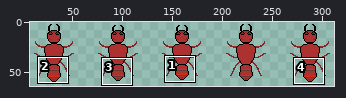
Sprite sheet -- assets/Basic Ant Idle.png. The picture above shows the old version from afar; the outline marks the close-up.
Close-up. As it was:
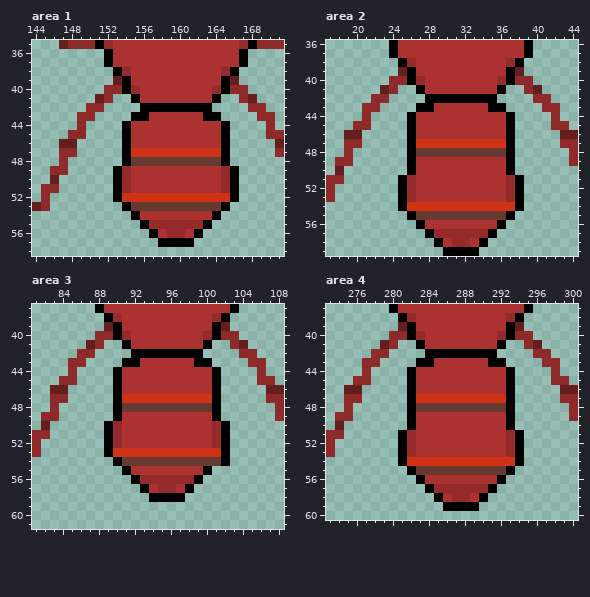
The file is 320x64 pixels. Shown: area 1: x 144..171, y 35..58; area 2: x 17..44, y 36..59; area 3: x 81..108, y 37..61; area 4: x 273..300, y 37..60. The wide view leaves out empty margins. The commit also changed other parts of the picture, which this record leaves out.
After the commit:
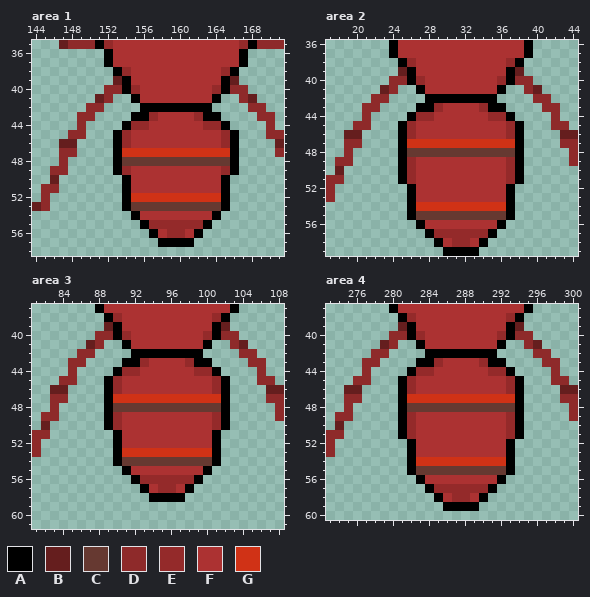
Palette (. is transparent): A #000000  B #651e1e  C #663931  D #8e2a2a  E #942a2a  F #ac3232  G #d03216
Edits made:
--- area 1
@@ x 151..168 @@
 42 D....AAAAAAAA....D
-43 ....AAFFFFFFAA....
-44 ...AFFFFFFFFFFA...
-45 ...AFFFFFFFFFFA...
-46 ...AFFFFFFFFFFA...
-47 ...AGGGGGGGGGGA...
-48 ...ACCCCCCCCCCA...
+43 ....AAEFFFFEAA....
+44 ...AEEFFFFFFEEA...
+45 ..AEFFFFFFFFFFEA..
+46 ..AEFFFFFFFFFFEA..
+47 ..AGGGGGGGGGGGGA..
+48 ..ACCCCCCCCCCCCA..
 49 ..AEFFFFFFFFFFEA..
-50 ..AEFFFFFFFFFFEA..
-51 ..AEFFFFFFFFFFEA..
-52 ..AGGGGGGGGGGGGA..
+50 ...AFFFFFFFFFFA...
+51 ...AFFFFFFFFFFA...
+52 ...AGGGGGGGGGGA...
 53 ...ACCCCCCCCCCA...
--- area 2
@@ x 23..40 @@
 42 D....AAAAAAAA....D
-43 ....AAFFFFFFAA....
-44 ...AFFFFFFFFFFA...
-45 ...AFFFFFFFFFFA...
-46 ...AFFFFFFFFFFA...
-47 ...AGGGGGGGGGGA...
-48 ...ACCCCCCCCCCA...
-49 ...AFFFFFFFFFFA...
-50 ...AFFFFFFFFFFA...
+43 ....AAEFFFFEAA....
+44 ...AEEFFFFFFEEA...
+45 ..AEFFFFFFFFFFEA..
+46 ..AEFFFFFFFFFFEA..
+47 ..AGGGGGGGGGGGGA..
+48 ..ACCCCCCCCCCCCA..
+49 ..AEFFFFFFFFFFEA..
+50 ..AEFFFFFFFFFFEA..
 51 ..AEFFFFFFFFFFEA..
-52 ..AEFFFFFFFFFFEA..
-53 ..AEFFFFFFFFFFEA..
-54 ..AGGGGGGGGGGGGA..
+52 ...AFFFFFFFFFFA...
+53 ...AFFFFFFFFFFA...
+54 ...AGGGGGGGGGGA...
 55 ...ACCCCCCCCCCA...
--- area 3
@@ x 87..104 @@
 42 D....AAAAAAAA....D
-43 ....AAFFFFFFAA....
-44 ...AFFFFFFFFFFA...
-45 ...AFFFFFFFFFFA...
-46 ...AFFFFFFFFFFA...
-47 ...AGGGGGGGGGGA...
-48 ...ACCCCCCCCCCA...
-49 ...AFFFFFFFFFFA...
+43 ....AAEFFFFEAA....
+44 ...AEEFFFFFFEEA...
+45 ..AEFFFFFFFFFFEA..
+46 ..AEFFFFFFFFFFEA..
+47 ..AGGGGGGGGGGGGA..
+48 ..ACCCCCCCCCCCCA..
+49 ..AEFFFFFFFFFFEA..
 50 ..AEFFFFFFFFFFEA..
-51 ..AEFFFFFFFFFFEA..
-52 ..AEFFFFFFFFFFEA..
-53 ..AGGGGGGGGGGGGA..
-54 ...ACCCCCCCCCCCA..
+51 ...AFFFFFFFFFFA...
+52 ...AFFFFFFFFFFA...
+53 ...AGGGGGGGGGGA...
+54 ...ACCCCCCCCCCA...
 55 ....AFFFFFFFFA....
--- area 4
@@ x 279..296 @@
 42 D....AAAAAAAA....D
-43 ....AAFFFFFFAA....
-44 ...AFFFFFFFFFFA...
-45 ...AFFFFFFFFFFA...
-46 ...AFFFFFFFFFFA...
-47 ...AGGGGGGGGGGA...
-48 ...ACCCCCCCCCCA...
-49 ...AFFFFFFFFFFA...
-50 ...AFFFFFFFFFFA...
+43 ....AAEFFFFEAA....
+44 ...AEEFFFFFFEEA...
+45 ..AEFFFFFFFFFFEA..
+46 ..AEFFFFFFFFFFEA..
+47 ..AGGGGGGGGGGGGA..
+48 ..ACCCCCCCCCCCCA..
+49 ..AEFFFFFFFFFFEA..
+50 ..AEFFFFFFFFFFEA..
 51 ..AEFFFFFFFFFFEA..
-52 ..AEFFFFFFFFFFEA..
-53 ..AEFFFFFFFFFFEA..
-54 ..AGGGGGGGGGGGGA..
+52 ...AFFFFFFFFFFA...
+53 ...AFFFFFFFFFFA...
+54 ...AGGGGGGGGGGA...
 55 ...ACCCCCCCCCCA...
